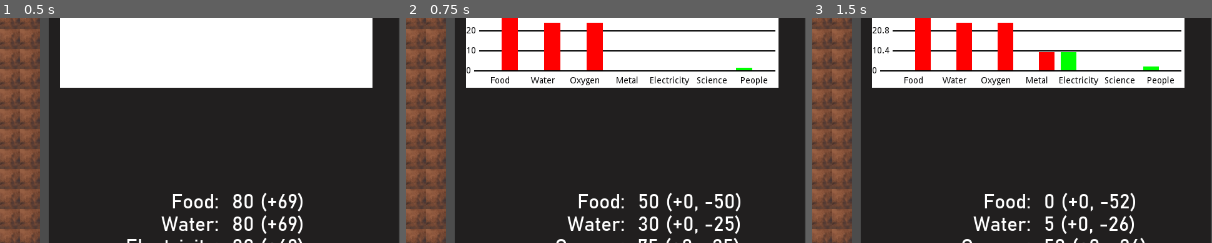
Above: before the commit, frames 1-3 (left to right).
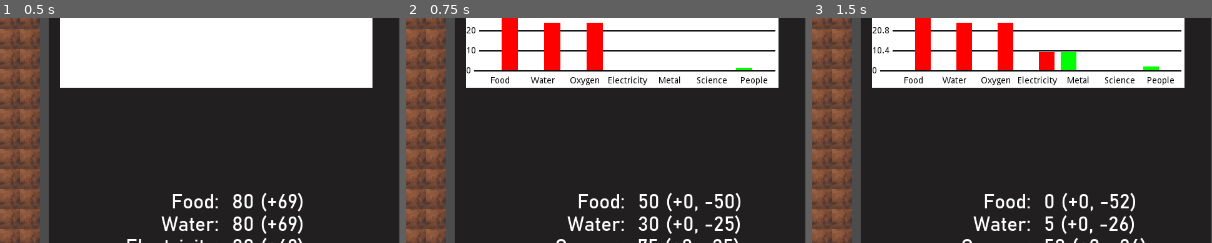
Above: after the commit, the same moments.

Repository: sirknightj/CEV-1
Game: Godot game, scene res://scenes/MainGameScene.tscn
Same seed, same stepped clock (60 frames per second), same inputs: the game is played once before the commit and once after it. The engine's default icon, where the game draws it, is replaced by a stand-in: a white triangle on a blue panel in a dark square.
Inputs:
- Up to frame 1 (0.5 s): no input
- Up to frame 2 (0.75 s): click "Next Month" at 0.5 s
- Up to frame 3 (1.5 s): click "Next Month" at 1.25 s
The pictures show only the part of the screen within x 50-100%, y 15-65%; the shares and areas given below are measured in that part.

Frame 1 is identical in both runs. In frame 2, 0.4% of the frame differs, in the area x 50-71%, y 25-31%; in frame 3, 0.4%.

Commit message:
Add consts and change if statement to enum getter

Diff:
--- a/source/scripts/Graph.gd
+++ b/source/scripts/Graph.gd
@@ -1,33 +1,25 @@
 extends Node2D
 
+const HEIGHT : float = 200.0
+const WIDTH : float = 500.0 # the width of this graph
 
-# Declare member variables here. Examples:
-# var a = 2
-# var b = "text"
+const BIG_SPACING : float = 10.0  # the space between the different resource bars
+const SMALL_SPACING : float = 5.0 # the space between the income/usage bars
 
-var HEIGHT : float # the height of this graph
-var WIDTH : float # the width of this graph
+const LINE_THICKNESS : float = 2.0 # the thickness of each line
+const BOTTOM_SPACING : float = 20.0 # the spacing where the bar labels will go
+const TOP_SPACING : float = 20.0 # the spacing between the highest bar and the top of the graph
 
-var BIG_SPACING : float # the space between the different resource bars
-var SMALL_SPACING : float # the space between the income/usage bars
-
-var LINE_THICKNESS : float # the thickness of each line
-var BOTTOM_SPACING : float # the spacing where the bar labels will go
-var TOP_SPACING : float # the spacing between the highest bar and the top of the graph
+const LABEL_TEXT_COLOR : Color = Color("#000001") # the color of graph text labels
+const LINE_COLOR : Color = Color("#000000") # the color of the lines in the graph
+const INCOME_BAR_COLOR : Color = Color("#00FF00") # the color of the income bar
+const EXPENSE_BAR_COLOR : Color = Color("#FF0000") # the color of the expense bar
 
 # Called when the node enters the scene tree for the first time.
 func _ready():
-	HEIGHT = 200
-	WIDTH = 500
-	BIG_SPACING = 10
-	SMALL_SPACING = 5
-	LINE_THICKNESS = 2
-	BOTTOM_SPACING = 20
-	TOP_SPACING = 20
 	var bg : ColorRect = ColorRect.new()
 	bg.rect_size = Vector2(WIDTH, HEIGHT)
 	add_child(bg)
-
 
 func update_graph(resourceDict : Dictionary) -> void:
 	for child in get_children():
@@ -70,7 +62,7 @@
 		var label_text : String = str(label_range * i)
 		var label : Label = Label.new()
 		label.text = label_text
-		label.add_color_override("font_color", Color("#000001"))
+		label.add_color_override("font_color", LABEL_TEXT_COLOR)
 		label.set_position(Vector2(0, HEIGHT - ((HEIGHT - BOTTOM_SPACING - TOP_SPACING) / NUM_LABELS) * i - label.get_line_height() - BOTTOM_SPACING))
 		add_child(label)
 
@@ -82,7 +74,7 @@
 		line.add_point(Vector2(WIDTH - SMALL_SPACING, HEIGHT - ((HEIGHT - BOTTOM_SPACING - TOP_SPACING) / NUM_LABELS) * i - label.get_line_height() / 2 - BOTTOM_SPACING))
 		offset = label.get_line_height() / 2
 		line.width = LINE_THICKNESS
-		line.default_color = Color("#000000")
+		line.default_color = LINE_COLOR
 		add_child(line)
 
 		if label_width > largest_width:
@@ -105,40 +97,21 @@
 		var income_bar : ColorRect = ColorRect.new()
 		income_bar.rect_size = Vector2(BAR_WIDTH, income_height)
 		income_bar.set_position(Vector2(BIG_SPACING * (i + 1) + (BAR_WIDTH * 2 + SMALL_SPACING) * i + largest_width, bar_range - income_height + TOP_SPACING))
-		income_bar.color = Color("#00FF00")
+		income_bar.color = INCOME_BAR_COLOR
 		add_child(income_bar)
 
 		var spending_bar : ColorRect = ColorRect.new()
 		spending_bar.rect_size = Vector2(BAR_WIDTH, spending_height)
 		spending_bar.set_position(Vector2(BIG_SPACING * (i + 1) + (BAR_WIDTH * 2 + SMALL_SPACING) * i + BAR_WIDTH + SMALL_SPACING + largest_width, bar_range - spending_height + TOP_SPACING))
-		spending_bar.color = Color("#FF0000")
+		spending_bar.color = EXPENSE_BAR_COLOR
 		add_child(spending_bar)
 
 		var label : Label = Label.new()
-		label.add_color_override("font_color", Color("#000001"))
+		label.add_color_override("font_color", LABEL_TEXT_COLOR)
 
-		if i == 0:
-			label.text = "Food"
-		elif i == 1:
-			label.text = "Water"
-		elif i == 2:
-			label.text = "Oxygen"
-		elif i == 3:
-			label.text = "Metal"
-		elif i == 4:
-			label.text = "Electricity"
-		elif i == 5:
-			label.text = "Science"
-		elif i == 6:
-			label.text = "People"
-		else:
-			assert(false)
+		label.text = GameData.ResourceType.keys()[i].capitalize()
 
 		var font = label.get_font("font")
 		var label_width : float = font.get_string_size(label.text).x
 		label.set_position(Vector2(BIG_SPACING * (i + 1) + (BAR_WIDTH * 2 + SMALL_SPACING) * i + largest_width + BAR_WIDTH + SMALL_SPACING / 2 - label_width / 2, bar_range + BOTTOM_SPACING / 2 + TOP_SPACING))
 		add_child(label)
-
-# Called every frame. 'delta' is the elapsed time since the previous frame.
-#func _process(delta):
-#	pass
